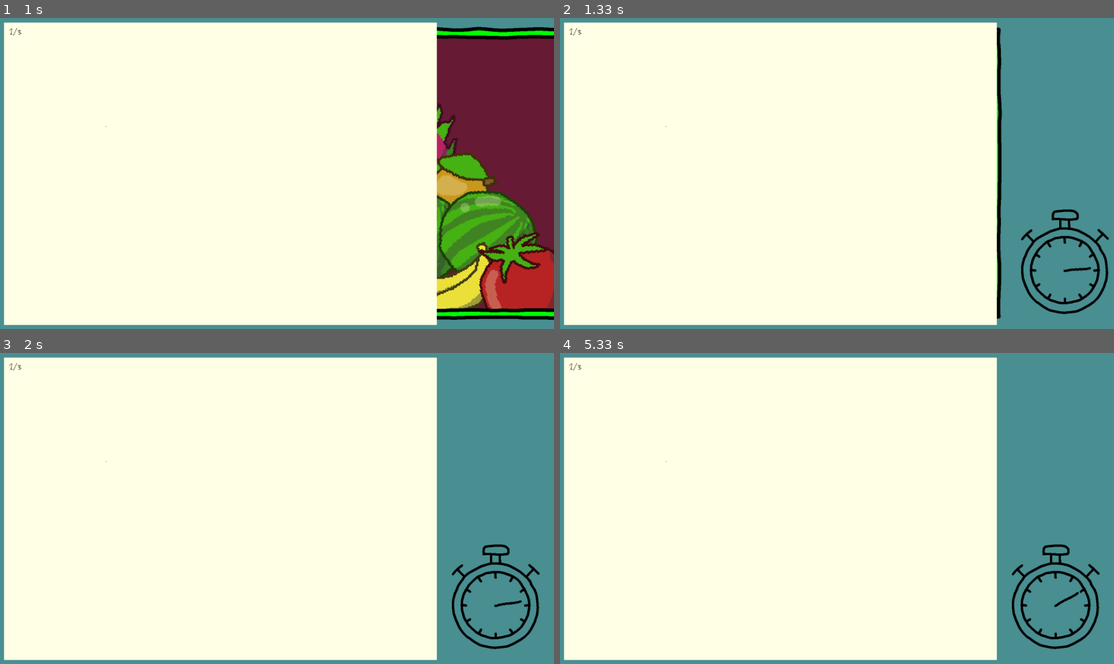
Above: before the commit, frames 1-4 (two rows, left to right).
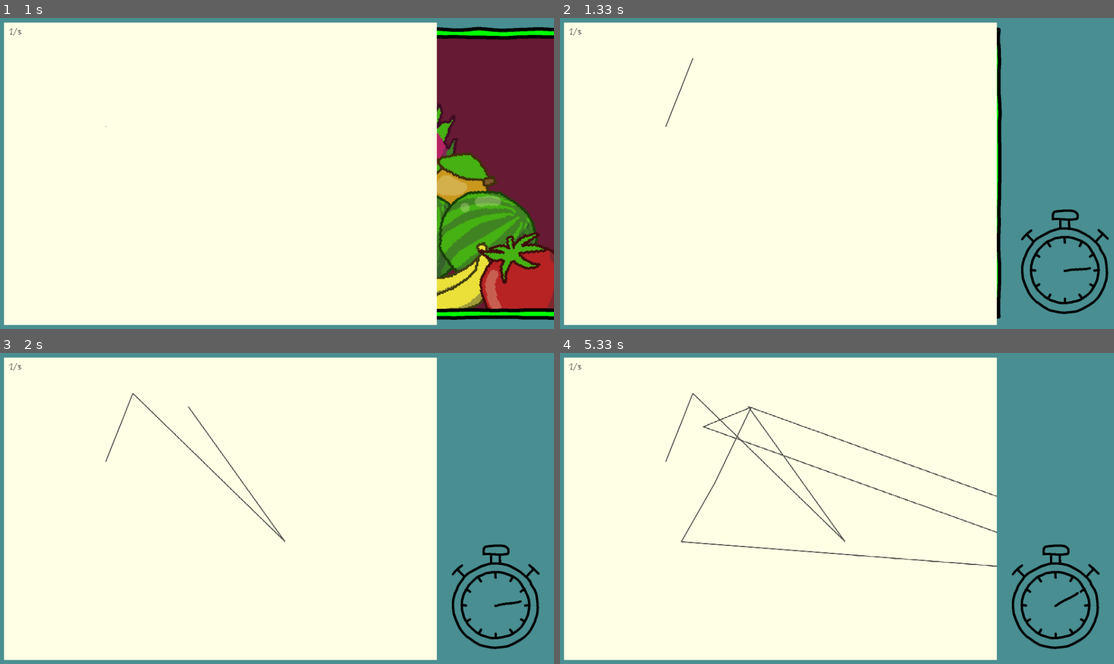
Above: after the commit, the same moments.

Repository: DanteGraet/paperAndPencil-garbageJam8
Game: LÖVE game, started from main.lua
Same seed, same stepped clock (60 frames per second), same inputs: the game is played once before the commit and once after it.
Inputs (mouse positions are in pixels of both pictures, inside the frame that each line leads up to):
- Up to frame 1 (1 s): tap Space at 0.33 s; click (105, 126) at 0.72 s
- Up to frame 2 (1.33 s): move the mouse to (692, 58) at 1.03 s
- Up to frame 3 (2 s): move the mouse to (282, 539) at 1.58 s; move the mouse to (188, 405) at 1.92 s
- Up to frame 4 (5.33 s): move the mouse to (1008, 499) at 2.42 s; move the mouse to (1030, 567) at 2.98 s; move the mouse to (681, 542) at 3.32 s; move the mouse to (715, 483) at 3.75 s; move the mouse to (748, 405) at 4.15 s; move the mouse to (704, 427) at 4.82 s; move the mouse to (997, 533) at 5.22 s

Frame 1 is identical in both runs. In frame 2, less than 0.1% of the frame differs, in the area x 18-25%, y 12-35%; in frame 3, 0.4%; in frame 4, 1.4%, in the area x 18-79%, y 12-69%.

Commit message:
Added scores (you cant see them)

Diff:
--- a/code/gamestate/test.lua
+++ b/code/gamestate/test.lua
@@ -56,6 +56,12 @@
     end
 end
 
+function g.mousereleased(x, y, button)
+    if button == 1 then
+        gallery:mousereleased(x, y)
+    end
+end
+
 function g.wheelmoved(x, y)
     notebook:wheelmoved(x, y)
 end
--- a/globalObject/gallery.lua
+++ b/globalObject/gallery.lua
@@ -82,6 +82,13 @@
     end
 end
 
+function Gallery:mousereleased(x, y)
+    if phase == "spotting" then
+        if self.pictures[self.currentPhoto] then
+            self.pictures[self.currentPhoto]:addToFinds(x, y)
+        end
+    end
+end
 
 function Gallery:update(dt)
     if phase == "drawing" then
@@ -145,6 +152,8 @@
 
             elseif phase == "spotting" then
                 photo:drawWithScaleBonus()
+
+                photo:drawFinds()
             end
         end
     end
--- a/globalObject/photo.lua
+++ b/globalObject/photo.lua
@@ -8,6 +8,30 @@
 local frameImages = {
     love.graphics.newImage("assets/ui/frame1.png"),
     love.graphics.newImage("assets/ui/frame2.png")
+}
+
+local findImages = {
+    miss = {
+        love.graphics.newImage("assets/ui/finds/miss1.png"),
+        love.graphics.newImage("assets/ui/finds/miss2.png"),
+    },
+    outline = {
+        love.graphics.newImage("assets/ui/finds/correct1.png"),
+        love.graphics.newImage("assets/ui/finds/correct2.png"),
+    },
+    incorrect = {
+        love.graphics.newImage("assets/ui/finds/incorrect1.png"),
+        love.graphics.newImage("assets/ui/finds/incorrect2.png"),
+    },
+}
+
+local grades = {
+    {"S", 1},
+    {"A", 0.85},
+    {"B", 0.7},
+    {"C", 0.6},
+    {"D", 0.5},
+    {"F", 0},
 }
 
 local frameColours = {
@@ -46,6 +70,9 @@
     obj.x = x
     obj.y = y
 
+    obj.finds = {}
+    obj.findImage = math.random(1, 2)
+
     obj.frameColour = frameColours[math.random(1, #frameColours)]
 
     obj.canvases = {
@@ -66,6 +93,46 @@
 
     return obj
 end
+
+function Photo:getScore()
+    if #self.finds == 0 then
+        return 0
+    end
+
+    -- Actually math
+    local count = #self.objects
+    local totalModifications = 0
+    for i = 1,#self.objects do
+        if self.objects[i].hasMutated == true then
+            totalModifications = totalModifications + 1
+        end
+    end
+
+    local foundModifications = 0
+    local incorectIdentifications = 0
+    for i = 1,#self.finds do
+        local find = self.objects[self.finds[i][1]]
+
+        if self.finds[i][2] == "miss" then
+
+        else
+            if find.hasMutated == true then
+                foundModifications = foundModifications + 1
+            else
+                incorectIdentifications = incorectIdentifications + 1
+            end
+        end
+    end
+
+    local foundPortion = foundModifications / totalModifications
+    local wrongPortion = incorectIdentifications / (count - totalModifications)
+
+    local score = (foundPortion / 2 + 0.5) * (1 - wrongPortion)
+
+
+    return score
+end
+
 
 function Photo:getClosestObject(x, y)
     local closestIndex
@@ -94,6 +161,32 @@
 end
 
 
+function Photo:addToFinds(x, y)
+    local mx, my = camera:translatePosition(x, y)
+    local index, object = self:getClosestObject(x, y)
+
+    for i = 1, #self.finds do
+        if self.finds[i][1] == index then
+            return
+        end
+    end
+
+    if index then
+        local outline = "incorrect"
+
+        if object.hasMutated == true then
+            outline = "correct"
+        end
+
+        local t = {index, outline}
+        print("adding iFind")
+
+        table.insert(self.finds, t)
+    end
+
+end
+
+
 function Photo:render(canvasNo, scaleHoverd)
     love.graphics.setCanvas(self.canvases[canvasNo])
     love.graphics.origin()
@@ -128,7 +221,6 @@
 
 
 function Photo:drawDebug()
-    -- CHEAT PLEASE REMOVE LATER
     if DEV == true and love.keyboard.isDown("lshift") then
 
         for i = 1, #self.objects do
@@ -177,3 +269,53 @@
 
     self:drawDebug()
 end
+
+function Photo:drawFinds()
+    local canvasToDraw = math.floor(((timer*5) + self.findImage) % 2) + 1
+
+    love.graphics.setLineWidth(4)
+    if #self.finds == 0 then return end
+
+    for i = 1, #self.finds do
+        local x = self.x + 1500 + (125+35)*((i-1) % 2)
+        local y = self.y + math.floor((i-1)/2)*(125+35)
+
+        local object = self.objects[self.finds[i][1]]
+        local image = object.images[canvasToDraw]
+
+        local scale = math.min(125/image:getWidth(), 125/image:getHeight())
+
+        if self.finds[i][2] == "correct" then
+
+        else
+            love.graphics.setColor(0.5, 0.5, 0.5)
+        end
+
+        love.graphics.draw(findImages.outline[canvasToDraw], x - 10, y - 10)
+
+        love.graphics.draw(image, x, y, 0, scale, scale)
+
+        love.graphics.setColor(1, 1, 1)
+
+
+        if findImages[self.finds[i][2]] then
+            love.graphics.draw(findImages[self.finds[i][2]][canvasToDraw], x - 10, y - 10)
+
+        end
+    end
+
+    -- We aint drawing this anyumore
+    -- fontManager.set("quindocha", 128)
+    -- love.graphics.setColor(0, 0, 0)
+
+    -- local letter
+    -- local score = self:getScore()
+    -- for i = 1,#grades do
+    --     if score > grades[i][2] then
+    --         letter = grades[i][1]
+    --         break
+    --     end
+    -- end
+
+    -- love.graphics.print(letter, self.x + 1500, self.y + 850)
+end
--- a/pictures/grid.lua
+++ b/pictures/grid.lua
@@ -1,7 +1,7 @@
 local level = {}
 
 -- viewing time in secconds
-level.time = 15
+level.time = 20
 local swapChance = 0
 
 function level.loadObjects()
--- a/tofdotodo.txt
+++ b/tofdotodo.txt
@@ -57,3 +57,8 @@
 Paper & pencil
     ✅Open/close canvas
     ✅Draw on canvas (ig points and md for line)
+
+
+
+Score
+(#objects - modsMade + ModsFound - Fails) / #objects
Binary file added: assets/ui/finds/correct1.png
Binary file added: assets/ui/finds/correct2.png
Binary file added: assets/ui/finds/incorrect1.png
Binary file added: assets/ui/finds/incorrect2.png
Binary file added: assets/ui/finds/miss1.png
Binary file added: assets/ui/finds/miss2.png
